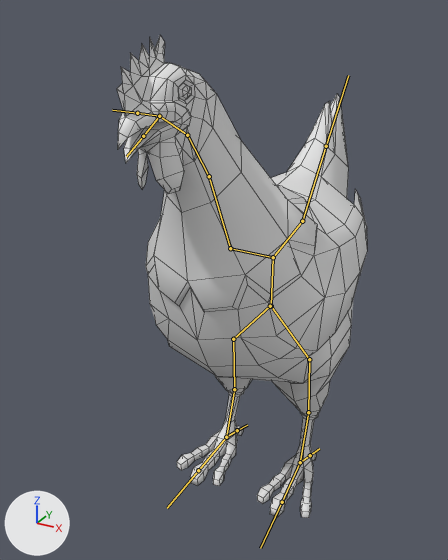
An edit to the FBX model Assets/ChickenRally/Models/Chicken.fbx, drawn before and after from the same camera.
The view is the same before and after, from a 50 mm lens placed at (4.09, -9.11, 8.21), pointed at (-0.45, -0.87, 4.09). Lighting does not change. The marker at lower left points along +X, +Y and +Z. The bones that bend it are drawn over the model as lines. Mesh edges are drawn as thin lines.
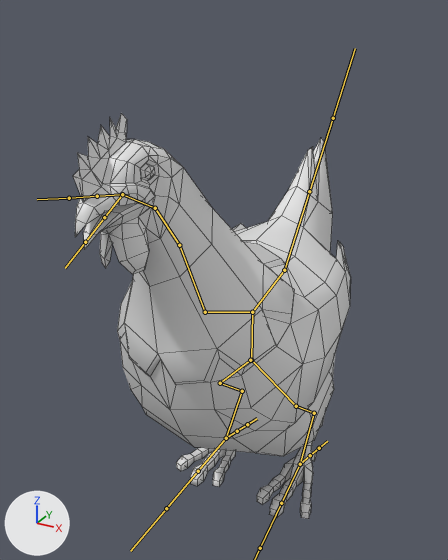
The newer file adds an action. The first version stands in its rest pose; the second is drawn at frame 6 of the action 'Armature|Armature|Armature|Jump|Armature|Jump'.

Pixel boxes [x1, y1, x2, y2] of what changed, in the pictures (448 x 560 px):
'Cylinder', posed (11% wider, 16% shorter): before [117, 36, 367, 518]; after [73, 113, 351, 519]
bone 'Bone', root to tip: before (271, 306) to (273, 257); after (251, 360) to (252, 312)
bone 'Bone.001', root to tip: before (271, 306) to (309, 359); after (251, 360) to (296, 406)
bone 'Bone.002', root to tip: before (309, 359) to (308, 412); after (296, 406) to (314, 413)
bone 'Bone.003', root to tip: before (308, 412) to (300, 462); after (314, 413) to (300, 464)
bone 'Bone.015', root to tip: before (300, 462) to (282, 502); after (300, 464) to (281, 503)
bone 'Bone.017', root to tip: before (300, 462) to (310, 455); after (300, 464) to (310, 455)
bone 'Bone.012', root to tip: before (270, 306) to (233, 339); after (250, 360) to (220, 383)
bone 'Bone.013', root to tip: before (233, 339) to (234, 389); after (220, 383) to (242, 391)
bone 'Bone.014', root to tip: before (234, 389) to (226, 437); after (242, 391) to (226, 438)
bone 'Bone.016', root to tip: before (226, 437) to (198, 470); after (226, 438) to (198, 471)
bone 'Bone.018', root to tip: before (226, 437) to (237, 430); after (226, 438) to (237, 431)

What the commit changed:
Bone 'Bone' (bone_bone) moves from (0.0, 0.0, 0.0) to (0.0, -0.72, 0.76).
Bone 'Bone.001' (bone_bone_001) moves from (0.0, 0.0, 0.0) to (0.78, 0.52, -0.46).
Bone 'Bone.001' (bone_bone_001) turns from (0, 0, 0) to (1, 9, 11) degrees about its own x, y and z.
Bone 'Bone.002' (bone_bone_002) turns from (0, 0, 0) to (0, 0, 33) degrees about its own x, y and z.
Bone 'Bone.003' (bone_bone_003) turns from (0, 0, 0) to (70, -1, -1) degrees about its own x, y and z.
Bone 'Bone.015' (bone_bone_015) turns from (0, 0, 0) to (-21, 1, 0) degrees about its own x, y and z.
Bone 'Bone.017' (bone_bone_017) turns from (0, 0, 0) to (25, 1, 0) degrees about its own x, y and z.
Bone 'Bone.012' (bone_bone_012) moves from (0.0, 0.0, 0.0) to (0.81, 0.52, 0.41).
Bone 'Bone.012' (bone_bone_012) turns from (0, 0, 0) to (0, -9, 11) degrees about its own x, y and z.
Bone 'Bone.013' (bone_bone_013) turns from (0, 0, 0) to (0, 0, 33) degrees about its own x, y and z.
Bone 'Bone.014' (bone_bone_014) turns from (0, 0, 0) to (70, 1, 1) degrees about its own x, y and z.
Bone 'Bone.016' (bone_bone_016) turns from (0, 0, 0) to (-21, -1, 0) degrees about its own x, y and z.
Bone 'Bone.018' (bone_bone_018) turns from (0, 0, 0) to (25, -1, 0) degrees about its own x, y and z.
